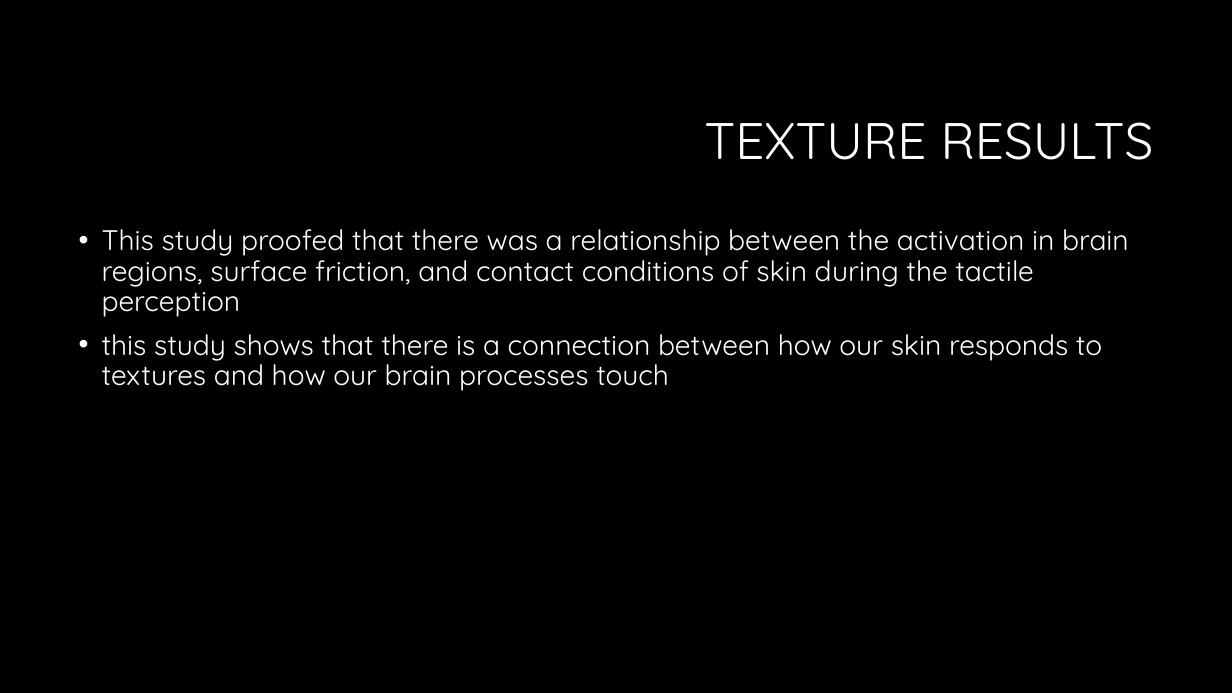
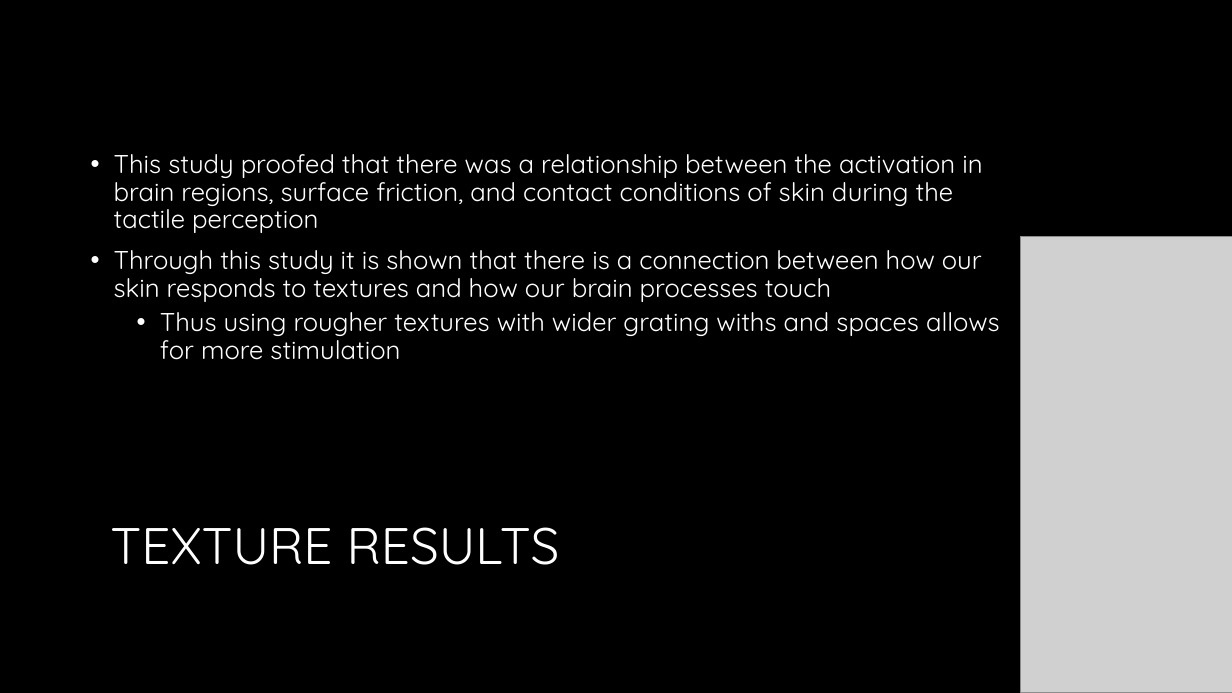
Before and after one commit to LoftieFourie/Honours_Project, a slide deck: slide 9 of Review of studies to motivate implementation and design.pptx. Drawn at 1232x693 pixels with LibreOffice and Linux fonts; fonts in the diff are those of the drawing; grey boxes stand for pictures; background and template pictures are left out. Boxes give left, top, right and bottom in pixels: in the first picture for what was removed or moved away, otherwise in the second. Text is boxed around its words. In the diff, an @@ line names an element or a change of style, - is before the commit and + after.

```diff
--- a/Review of studies to motivate implementation and design.pptx
+++ b/Review of studies to motivate implementation and design.pptx
@@ text "This study proofed that there ...": place and size @@
-text "This study proofed that there ..." at (102, 229, 1129, 391)
+text "This study proofed that there ..." at (114, 154, 1000, 360)
@@ text "This study proofed that there ..." at (114, 154, 1000, 360): vertical alignment top to middle @@
@@ text at (114, 154, 982, 233): size 22 to 20 pt in "This study proofed that there was a ..." @@
@@ picture added at (1021, 237, 1232, 693) @@
@@ text at (114, 250, 1000, 360): text changed; size 22 to 20 pt @@
-• this study shows that there is a connection between how our skin responds to textures and how our brain processes touch
+• Through this study it is shown that there is a connection between how our skin responds to textures and how our brain processes touch
+  • Thus using rougher textures with wider grating withs and spaces allows for more stimulation
@@ title "TEXTURE RESULTS": place and size @@
-title "TEXTURE RESULTS" at (704, 122, 1154, 160)
+title "TEXTURE RESULTS" at (110, 527, 560, 565)
@@ title "TEXTURE RESULTS" at (110, 527, 560, 565): alignment right to left @@
```
Also in this commit, not shown: 8 other slides changed, 3 slides added.
